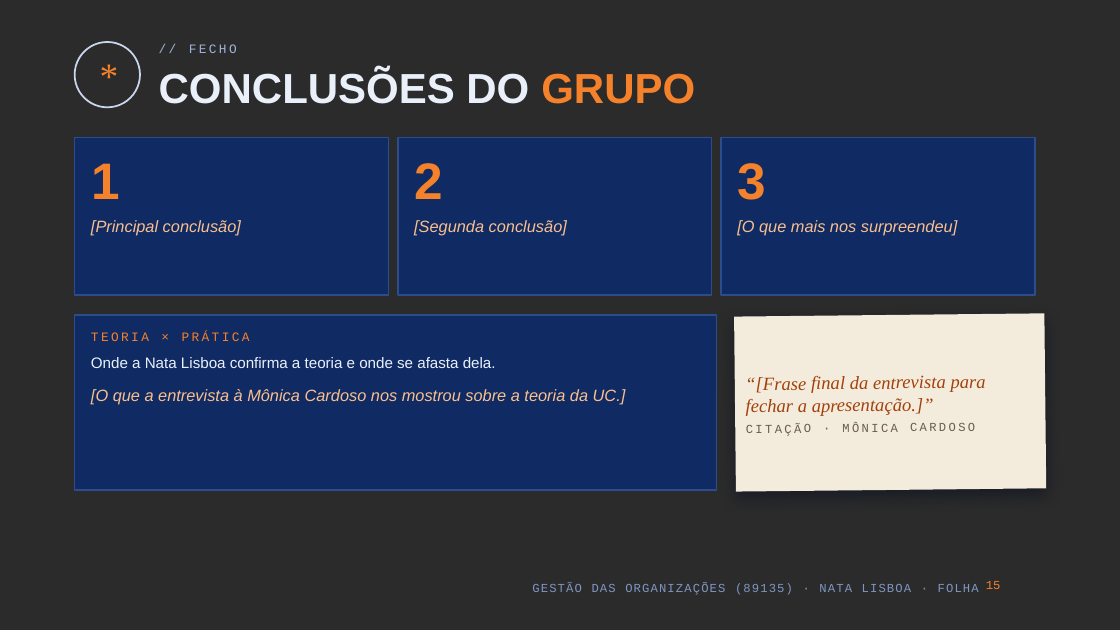
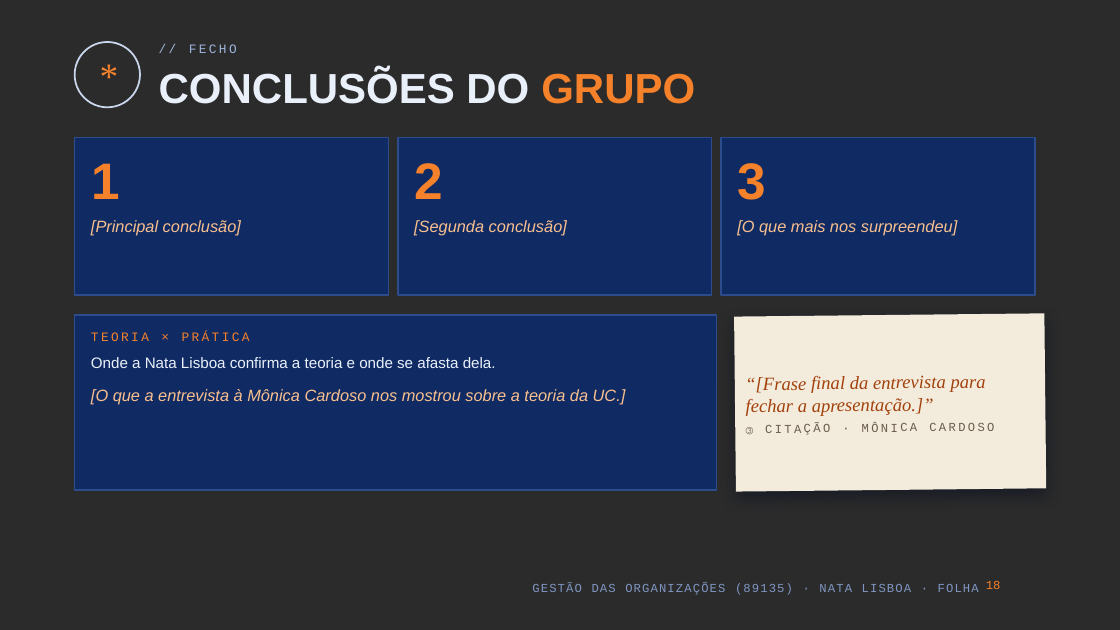
Before and after one commit to kd25gpgdw9-lang/Oceanum, a slide deck: slide 18 of apresentacao-go-89135/Nata_Lisboa_GO_89135.pptx (slide 15 before the commit). Drawn at 1120x630 pixels with LibreOffice and Linux fonts; fonts in the diff are those of the drawing; background and template pictures are left out; a plain dark background stands for a picture behind light text. Boxes give left, top, right and bottom in pixels: in the first picture for what was removed or moved away, otherwise in the second. Text is boxed around its words. In the diff, an @@ line names an element or a change of style, - is before the commit and + after.

```diff
--- a/apresentacao-go-89135/Nata_Lisboa_GO_89135.pptx
+++ b/apresentacao-go-89135/Nata_Lisboa_GO_89135.pptx
@@ text in rectangle at box(746, 423, 994, 435): text changed @@
-CITAÇÃO · MÔNICA CARDOSO
+③ CITAÇÃO · MÔNICA CARDOSO
```
Also in this commit, not shown: 11 other slides changed, 5 slides added, 2 slides removed, 4 other files.
